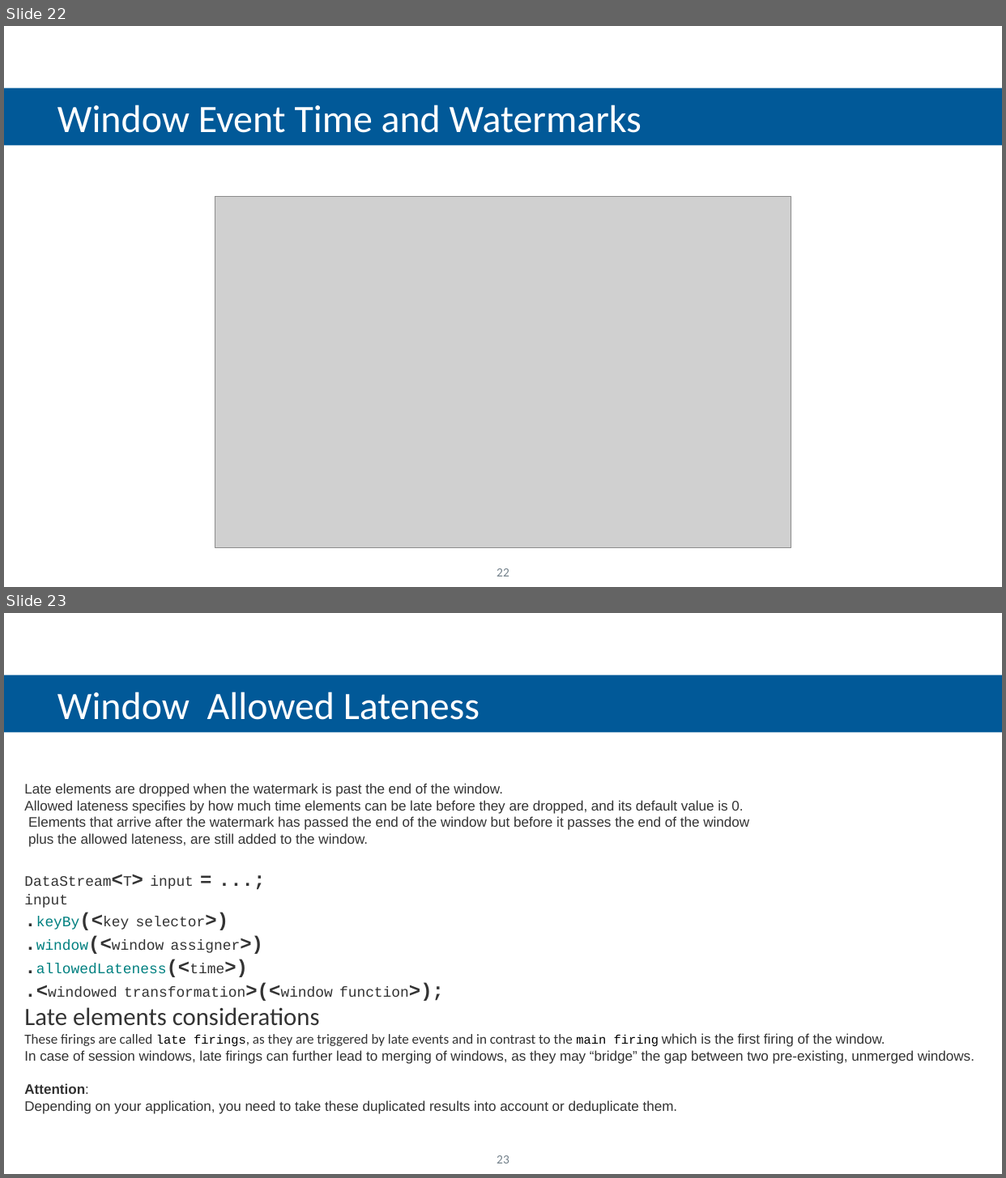
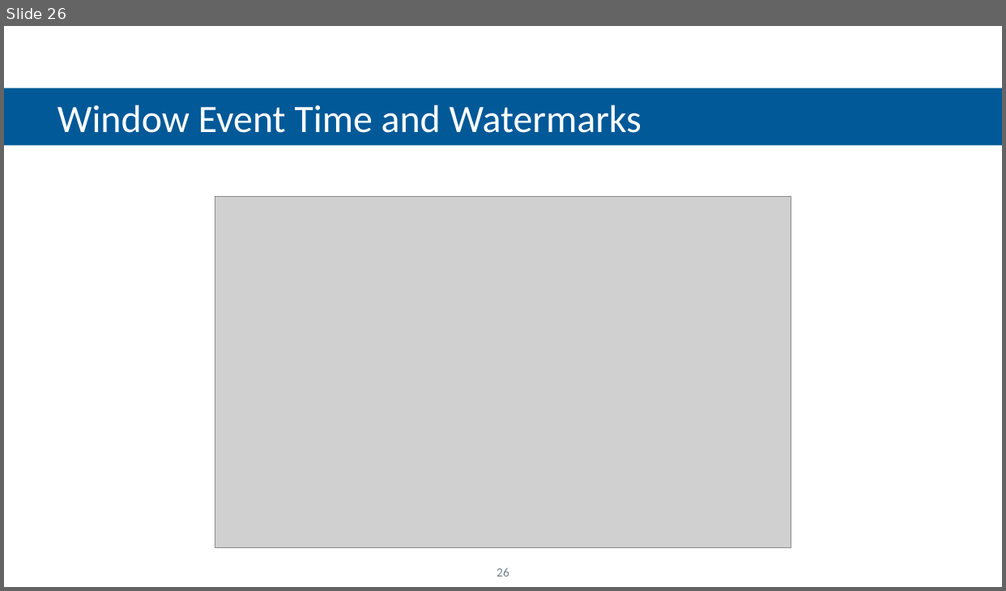
Before and after one commit to feiniaoyuyu/com-my-flink-java, a slide deck: flink introduction.pptx. Shown one above the other, each under a label of ours: slides 22 and 23 before the commit, slide 26 after it. The pictures are 1006x1178 and 1006x591 pixels, drawn with LibreOffice and Linux fonts; fonts in the diff are those of the drawing; grey boxes stand for pictures; background and template pictures are left out. Boxes give left, top, right and bottom in pixels: in the first picture for what was removed or moved away, otherwise in the second. Text is boxed around its words. In the diff, an @@ line names an element or a change of style, - is before the commit and + after.

```diff
--- a/flink introduction.pptx
+++ b/flink introduction.pptx
@@ slide 23 removed at <box>4,613,1002,1174</box>, background #FFFFFF @@
@@ rectangle removed at <box>4,675,1002,732</box> @@
-  Window Allowed Lateness
@@ text removed at <box>24,783,974,1114</box> @@
-Late elements are dropped when the watermark is past the end of the window.
-Allowed lateness specifies by how much time elements can be late before they are dropped, and its default value is 0.
-Elements that arrive after the watermark has passed the end of the window but before it passes the end of the window
-plus the allowed lateness, are still added to the window.
-DataStream<T> input = ...;
-input
-.keyBy(<key selector>)
-.window(<window assigner>)
-.allowedLateness(<time>)
-.<windowed transformation>(<window function>);
-Late elements considerations
-These firings are called late firings, as they are triggered by late events and in contrast to the main firing which is the first firing of the window.
-In case of session windows, late firings can further lead to merging of windows, as they may “bridge” the gap between two pre-existing, unmerged windows.
-Attention:
-Depending on your application, you need to take these duplicated results into account or deduplicate them.
@@ page number removed at <box>496,1156,509,1164</box> @@
-23
@@ what was slide 22 is now slide 26 @@
@@ page number at <box>496,568,509,577</box>: text changed @@
-22
+26
```
Also in this commit, not shown: 17 slides changed, 10 slides added, 2 other slides removed, 37 other files.
